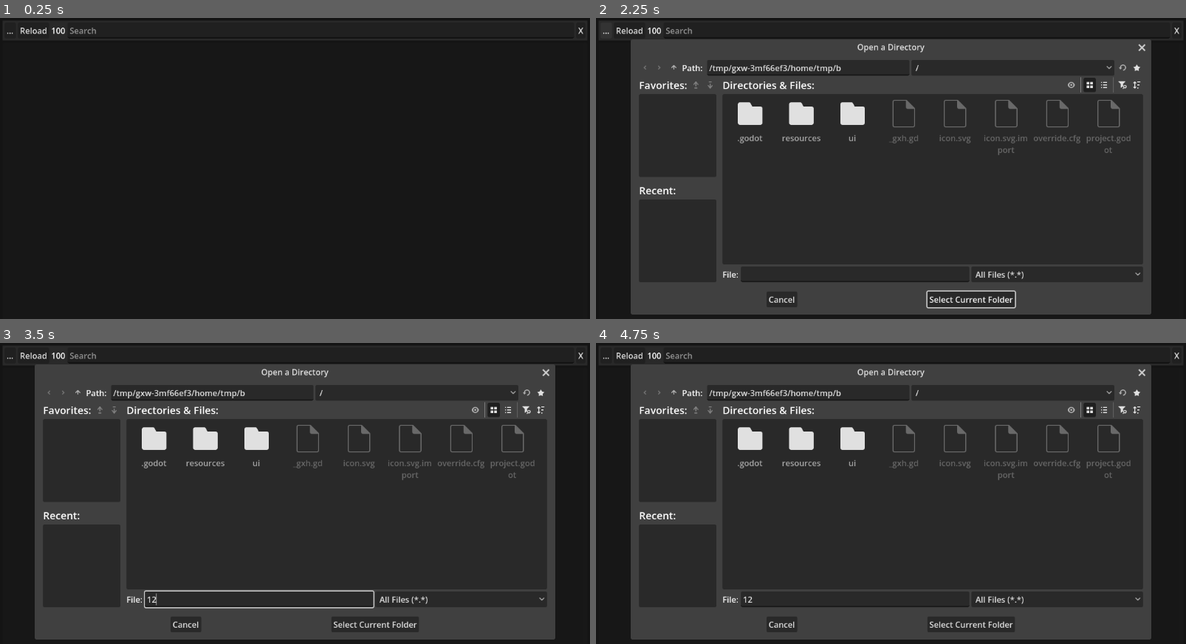
Above: before the commit, frames 1-4 (two rows, left to right).
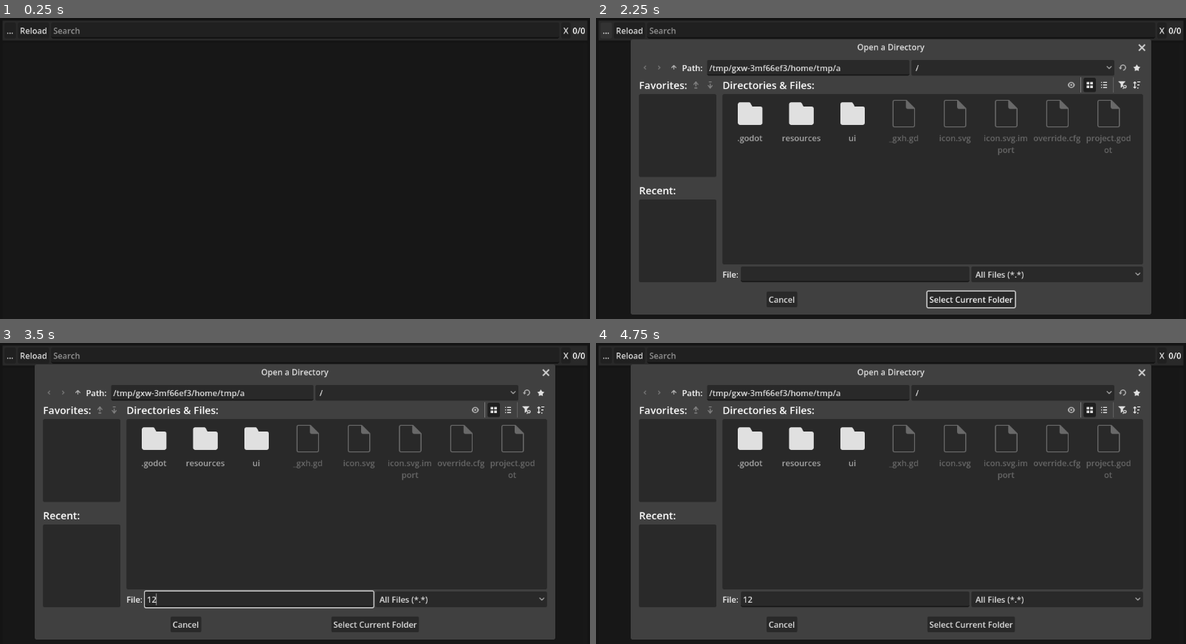
Above: after the commit, the same moments.

Repository: Wcubed/model_organizer
Game: Godot game, scene res://ui/main.tscn
The game is run twice, just before and just after one commit, with the same random seed, the same clock (stepped at 60 frames per second) and the same inputs.
Inputs (mouse positions are in pixels of both pictures, inside the frame that each line leads up to):
- Up to frame 1 (0.25 s): no input
- Up to frame 2 (2.25 s): click "Reload" at 0.5 s; click "X" at 1.25 s; click "..." at 2 s
- Up to frame 3 (3.5 s): click (259, 598) at 2.77 s; type "12" at 2.85 s
- Up to frame 4 (4.75 s): click (660, 394) at 3.5 s; click (660, 394) at 4.25 s

The runs differ from the first frame. In frame 1, 0.1% of the frame differs, in the area x 8-100%, y 3-6%; in frame 2, 0.1%, in the area x 8-100%, y 3-18%; in frame 3, 0.1%; in frame 4, 0.1%.

Commit message:
Search now works with multiple words

Diff:
--- a/resources/model.gd
+++ b/resources/model.gd
@@ -31,12 +31,27 @@
 	_load_cover_image()
 
 ## Returns true if the model matches the search parameters.
-func matches_search(text: String) -> bool:
-	if name.contains(text) || directory.contains(text):
+func matches_search(search_text: String) -> bool:
+	var text_items = search_text.to_lower().split(" ")
+
+	for item in text_items:
+		if item.is_empty():
+			continue
+
+		if !_contains_text_item(item):
+			# Item is not in the model.
+			return false
+	# All items are in the model, this model matches.
+	return true
+
+## Returns true if the model contains this text somewhere.
+## Item should be lowercase.
+func _contains_text_item(item: String) -> bool:
+	if name.to_lower().contains(item) || directory.to_lower().contains(item):
 		return true
 
 	for file in files:
-		if file.contains(text):
+		if file.to_lower().contains(item):
 			return true
 
 	return false
--- a/ui/main.gd
+++ b/ui/main.gd
@@ -48,8 +48,6 @@
 	found_models.sort_custom(_sort_models_by_name)
 	models = found_models
 
-	amount_label.text = "%s models" % models.size()
-
 	run_search_and_display()
 
 func scan_directory(path: String, found_models: Array[Model]):
@@ -85,6 +83,9 @@
 		for model in models:
 			if model.matches_search(search_text):
 				searched_models.append(model)
+
+	# Display
+	amount_label.text = "%d/%d" % [searched_models.size(), models.size()]
 
 	for card in model_cards.get_children():
 		model_cards.remove_child(card)
@@ -123,7 +124,7 @@
 	scan_library()
 
 
-func _on_search_edit_text_changed(new_text: String) -> void:
+func _on_search_edit_text_changed(_new_text: String) -> void:
 	run_search_and_display()
 
 
--- a/ui/main.tscn
+++ b/ui/main.tscn
@@ -46,11 +46,6 @@
 tooltip_text = "Reload library"
 text = "Reload"
 
-[node name="AmountLabel" type="Label" parent="VBoxContainer/PanelContainer/Toolbar" unique_id=264326002]
-unique_name_in_owner = true
-layout_mode = 2
-text = "100"
-
 [node name="SearchEdit" type="LineEdit" parent="VBoxContainer/PanelContainer/Toolbar" unique_id=515568908]
 unique_name_in_owner = true
 layout_mode = 2
@@ -61,6 +56,11 @@
 layout_mode = 2
 tooltip_text = "Clear searchbar"
 text = "X"
+
+[node name="AmountLabel" type="Label" parent="VBoxContainer/PanelContainer/Toolbar" unique_id=264326002]
+unique_name_in_owner = true
+layout_mode = 2
+text = "100"
 
 [node name="PanelContainer2" type="PanelContainer" parent="VBoxContainer" unique_id=1683110704]
 layout_mode = 2
